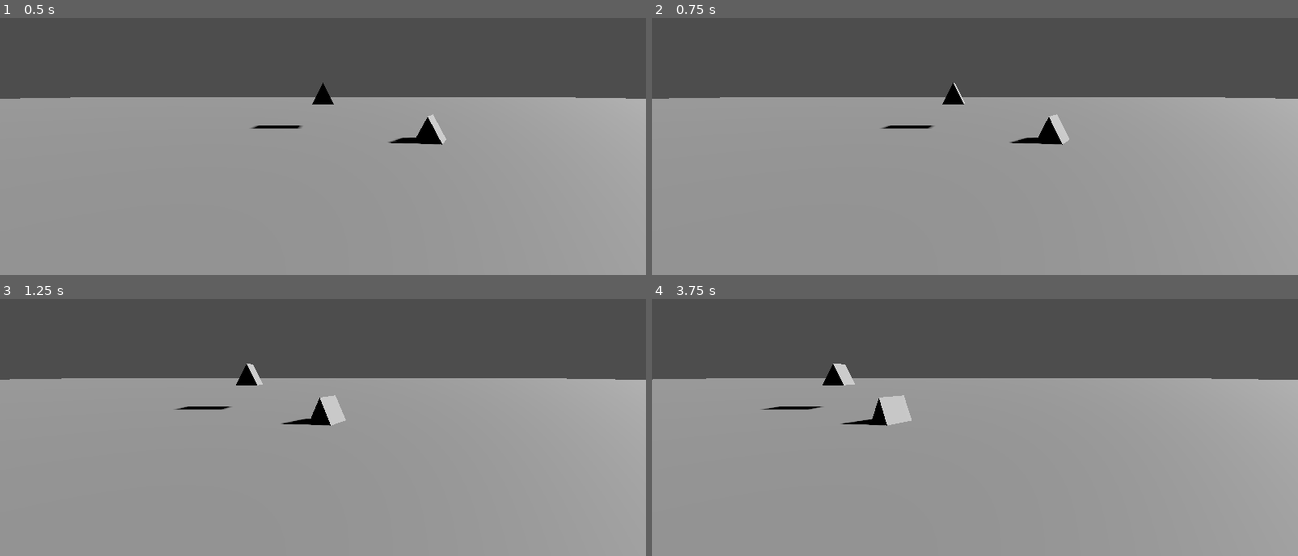
Above: before the commit, frames 1-4 (two rows, left to right).
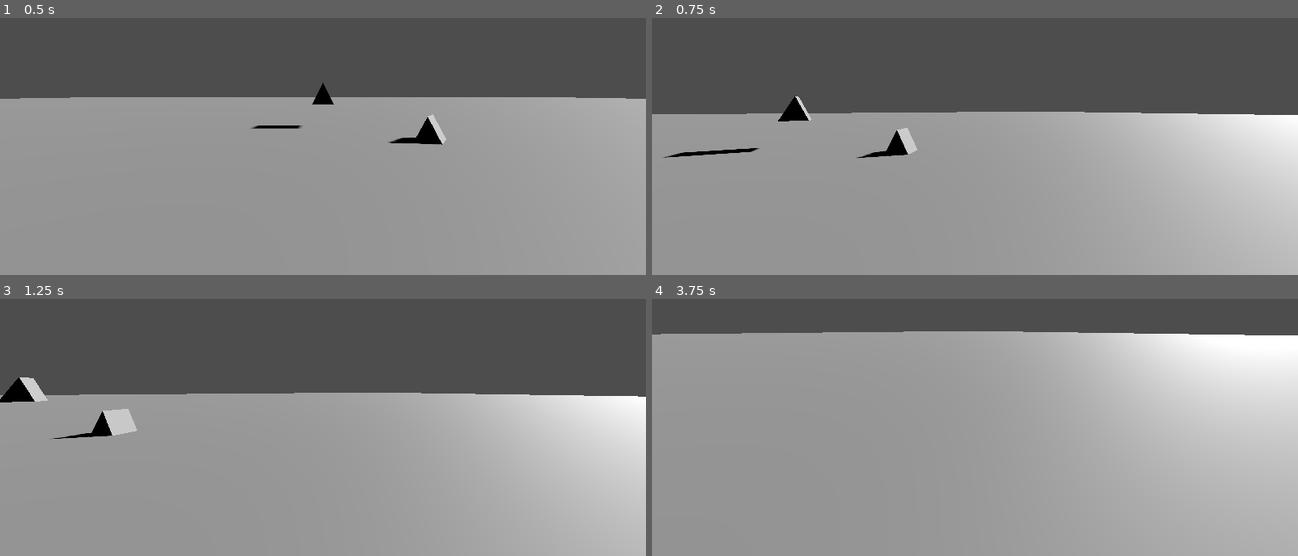
Above: after the commit, the same moments.

Repository: emeryplyler/Jam
Game: Godot game, scene res://main.tscn
The game is run twice, just before and just after one commit, with the same random seed, the same clock (stepped at 60 frames per second) and the same inputs.
Inputs (mouse positions are in pixels of both pictures, inside the frame that each line leads up to):
- Up to frame 1 (0.5 s): no input
- Up to frame 2 (0.75 s): tap Enter (ui_accept) at 0.5 s; move the mouse to (1117, 74) at 0.52 s; hold D (Right) from 0.53 s (still down)
- Up to frame 3 (1.25 s): keep holding D (Right); tap Enter (ui_accept) at 0.77 s
- Up to frame 4 (3.75 s): move the mouse to (845, 391) at 1.27 s; release D (Right) at 1.28 s; hold S (Backward) 1.28-2.03 s; tap Enter (ui_accept) at 1.52, 3.02 s; move the mouse to (outside the picture) at 2.02 s; hold D (Right) 2.03-2.78 s; move the mouse to (942, 448) at 2.77 s; hold W (Forward) 2.78-3.53 s; move the mouse to (1168, 430) at 3.52 s; hold A (Left) from 3.53 s (still down)

Frame 1 is identical in both runs. In frame 2, 19% of the frame differs, in the area x 0-100%, y 25-100%; in frame 3, 19%; in frame 4, 29%, in the area x 0-100%, y 12-75%.

Commit message:
mouse/cam movement 1st person

Diff:
--- a/main.tscn
+++ b/main.tscn
@@ -38,15 +38,20 @@
 transform = Transform3D(0.831062, 0, -0.55618, 0, 1, 0, 0.55618, 0, 0.831062, 3.6685, 0.354627, -8.0724)
 mesh = SubResource("PrismMesh_6wxw5")
 
-[node name="CharacterBody3D" type="CharacterBody3D" parent="."]
+[node name="CharacterBody3D" type="CharacterBody3D" parent="." node_paths=PackedStringArray("cam_arm", "player_view")]
 transform = Transform3D(1, 0, 0, 0, 1, 0, 0, 0, 1, 0, 1.19895, 0)
 script = ExtResource("1_rwvyv")
+cam_arm = NodePath("1stPersonCamArm")
+player_view = NodePath("1stPersonCamArm/1stPersonCam")
 
 [node name="CollisionShape3D" type="CollisionShape3D" parent="CharacterBody3D"]
 shape = SubResource("CapsuleShape3D_tijw1")
 
 [node name="MeshInstance3D" type="MeshInstance3D" parent="CharacterBody3D"]
+visible = false
 mesh = SubResource("CapsuleMesh_46s2m")
 
-[node name="1stPersonCam" type="Camera3D" parent="CharacterBody3D"]
+[node name="1stPersonCamArm" type="Node3D" parent="CharacterBody3D"]
+
+[node name="1stPersonCam" type="Camera3D" parent="CharacterBody3D/1stPersonCamArm"]
 transform = Transform3D(1, 0, 0, 0, 1, 0, 0, 0, 1, 0, 0.601149, 0)
--- a/player.gd
+++ b/player.gd
@@ -1,8 +1,15 @@
 extends CharacterBody3D
 
 
-const SPEED = 5.0
-const JUMP_VELOCITY = 4.5
+const SPEED = 10.0
+const mouse_sens = .002
+#const JUMP_VELOCITY = 4.5
+
+@export var cam_arm: Node3D
+@export var player_view: Camera3D
+
+func _ready() -> void:
+	Input.set_mouse_mode(Input.MOUSE_MODE_CAPTURED)
 
 
 func _physics_process(delta: float) -> void:
@@ -25,4 +32,14 @@
 		velocity.x = move_toward(velocity.x, 0, SPEED)
 		velocity.z = move_toward(velocity.z, 0, SPEED)
 
+
+
 	move_and_slide()
+
+# Handle mouse input
+func _input(event: InputEvent) -> void:
+	if event is InputEventMouseMotion:
+		rotation.y -= event.relative.x * mouse_sens
+
+		cam_arm.rotation.x -= event.relative.y * mouse_sens
+		cam_arm.rotation.x = clamp(cam_arm.rotation.x, deg_to_rad(-90), deg_to_rad(90))
